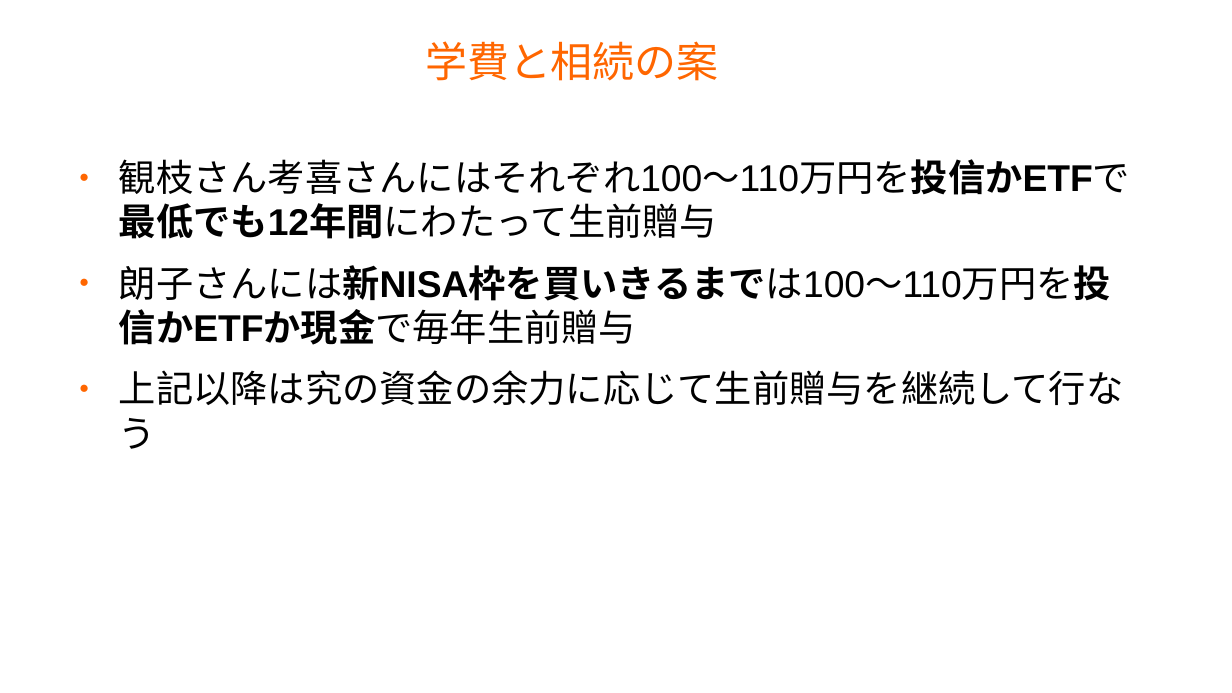
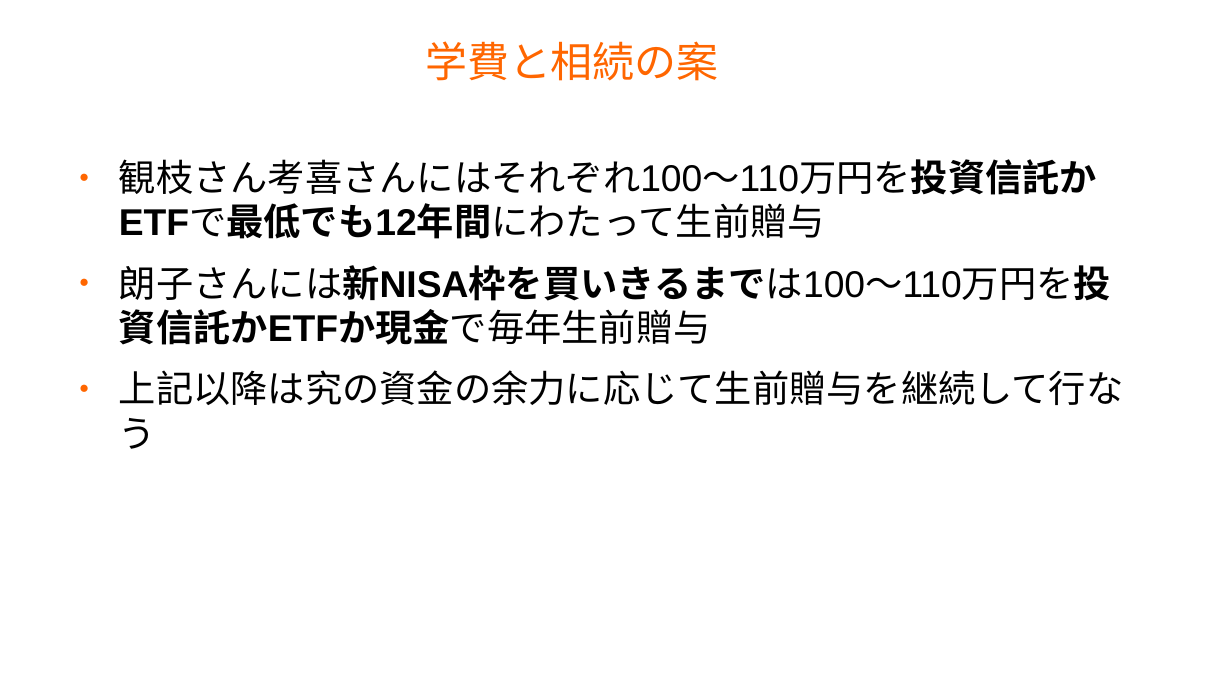
Before and after one commit to master-q/masterq-docs, a slide deck: slide 44 of presentations/20231126-invest_report/20231126-invest_report.odp (slide 43 before the commit). Drawn at 1232x693 pixels with LibreOffice and Linux fonts; fonts in the diff are those of the drawing; background and template pictures are left out. Boxes give left, top, right and bottom in pixels: in the first picture for what was removed or moved away, otherwise in the second. Text is boxed around its words. In the diff, an @@ line names an element or a change of style, - is before the commit and + after.

Commit message:
Update

```diff
--- a/presentations/20231126-invest_report/20231126-invest_report.odp
+++ b/presentations/20231126-invest_report/20231126-invest_report.odp
@@ text at box(119, 159, 1111, 301): text changed @@
-● 観枝さん考喜さんにはそれぞれ100〜110万円を投信かETFで最低でも12年間にわたって生前贈与
-● 朗子さんには新NISA枠を買いきるまでは100〜110万円を投信かETFか現金で毎年生前贈与
+● 観枝さん考喜さんにはそれぞれ100〜110万円を投資信託かETFで最低でも12年間にわたって生前贈与
+● 朗子さんには新NISA枠を買いきるまでは100〜110万円を投資信託かETFか現金で毎年生前贈与
```
Also in this commit, not shown: 6 other slides changed, 2 slides added.
